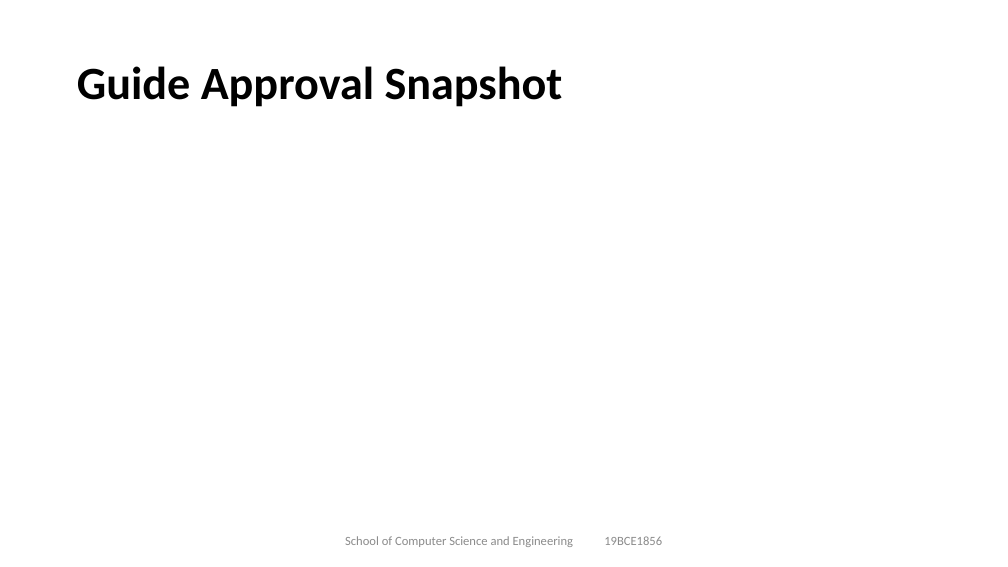
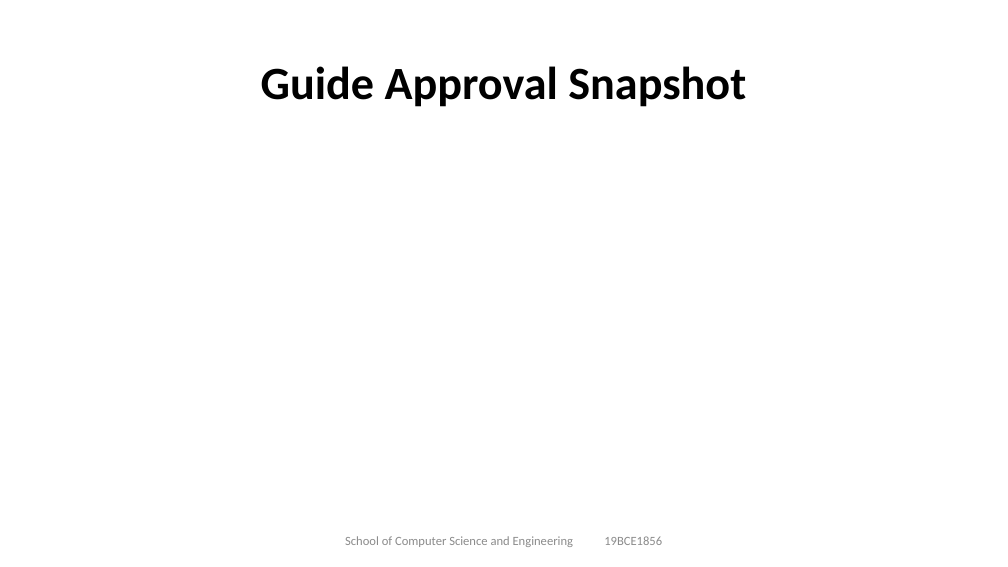
Before and after one commit to tusharmaurya267/E-commerce-Research-paper, a slide deck: slide 16 of Final Review.pptx (slide 14 before the commit). Drawn at 1008x567 pixels with LibreOffice and Linux fonts; fonts in the diff are those of the drawing. Boxes give left, top, right and bottom in pixels: in the first picture for what was removed or moved away, otherwise in the second. Text is boxed around its words. In the diff, an @@ line names an element or a change of style, - is before the commit and + after.

```diff
--- a/Final Review.pptx
+++ b/Final Review.pptx
@@ title "Guide Approval Snapshot" at [261,66,746,107]: alignment left to centre @@
```
Also in this commit, not shown: 1 other slide changed, 6 slides added, 4 slides removed.
